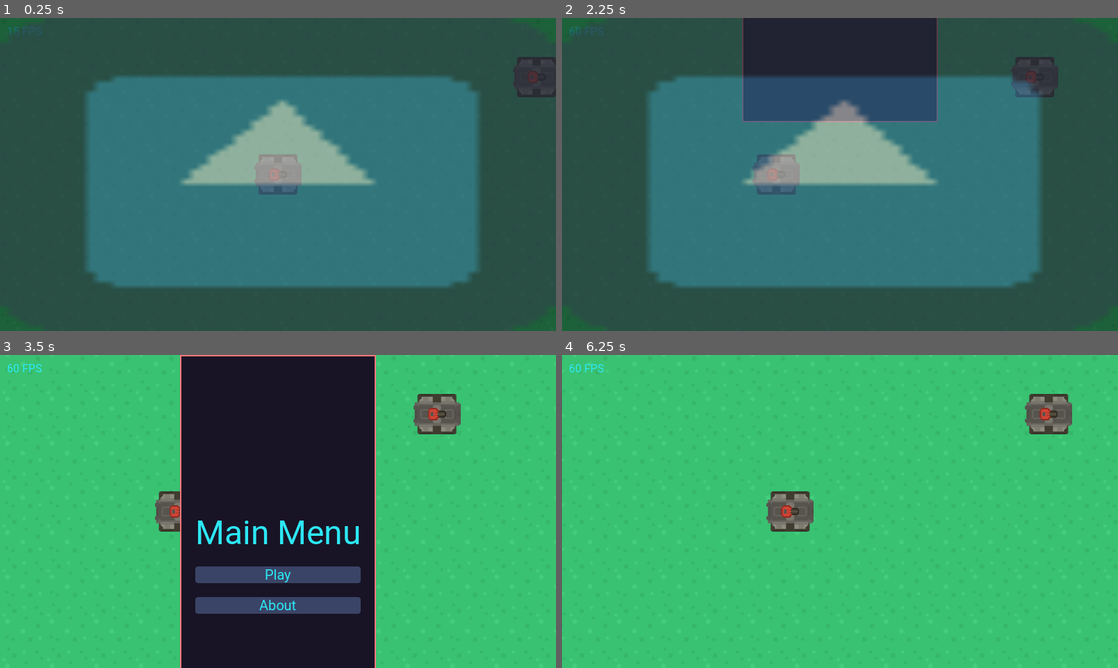
Above: before the commit, frames 1-4 (two rows, left to right).
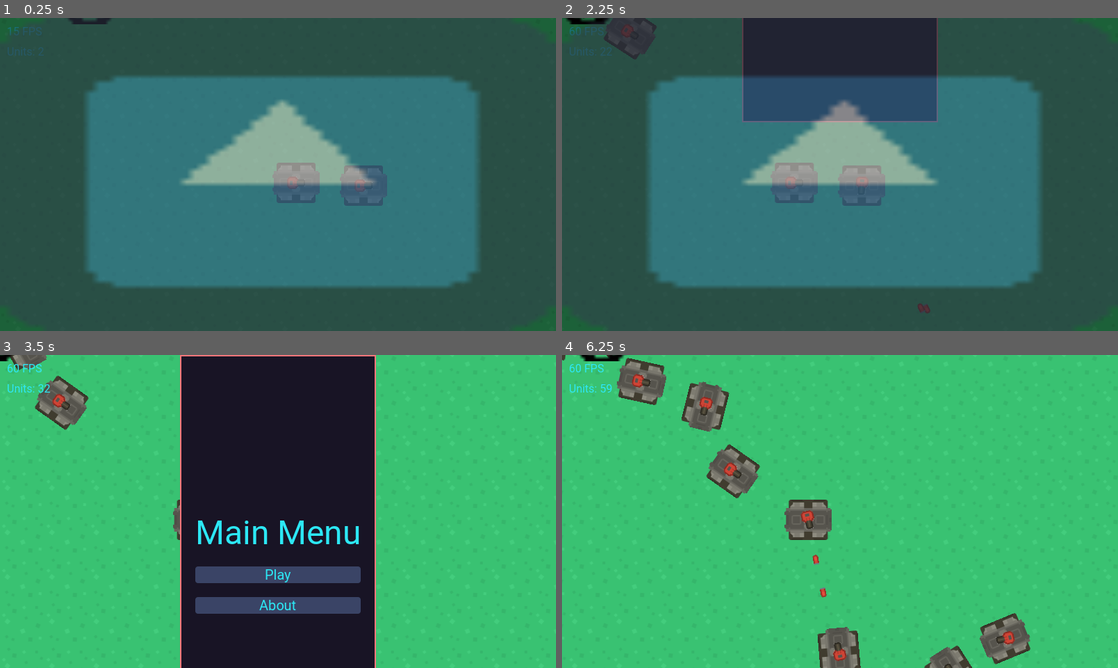
Above: after the commit, the same moments.

Repository: Bloodyaugust/rts-test
Game: Godot game, scene res://scenes/main.tscn
Same seed, same stepped clock (60 frames per second), same inputs: the game is played once before the commit and once after it. The engine's default icon, where the game draws it, is replaced by a stand-in: a white triangle on a blue panel in a dark square.
Inputs (mouse positions are in pixels of both pictures, inside the frame that each line leads up to):
- Up to frame 1 (0.25 s): no input
- Up to frame 2 (2.25 s): tap Enter at 0.5, 2 s; move the mouse to (962, 158) at 0.52 s; press the mouse at (962, 158) at 0.53 s; hold Right (ui_right) 0.53-1.25 s; release the mouse at (962, 158) at 1.25 s; tap Space at 1.25 s; drag from (728, 190) to (1051, 77) at 1.27 s; move the mouse to (895, 105) at 2.02 s; press the mouse at (895, 105) at 2.03 s; hold Right (ui_right) from 2.03 s (still down)
- Up to frame 3 (3.5 s): release Right (ui_right) at 2.75 s; release the mouse at (333, 442) at 2.75 s; click "Play" at 2.75 s
- Up to frame 4 (6.25 s): click "Play" at 3.5 s; drag from (812, 574) to (739, 511) at 4.27 s; move the mouse to (1006, 558) at 5.02 s; press the mouse at (1006, 558) at 5.03 s; hold Left (ui_left) 5.03-5.75 s; release the mouse at (1006, 558) at 5.75 s; drag from (673, 464) to (756, 433) at 5.77 s

The runs differ from the first frame. In frame 1, 2.0% of the frame differs, in the area x 1-100%, y 0-60%; in frame 2, 2.7%; in frame 3, 2.9%; in frame 4, 8.0%, in the area x 0-92%, y 0-100%.
Error in both runs: Invalid operands 'Vector2' and 'Nil' in operator '-'. (res://scripts/controllers/UnitController.gd:17)

Commit message:
Testing avoidance behavior and scale
- Avoidance is garbo
- It scales to ~300 units before dipping below 60fps and drops FAST

Diff:
--- /dev/null
+++ b/actors/doodads/UnitSpawner.gd
@@ -0,0 +1,26 @@
+extends Node2D
+
+@export var MoveTarget: Node2D
+@export var Team: int
+@export var UnitScene: PackedScene
+@export var SpawnInterval: float
+
+@onready var _map: Node2D = get_tree().get_first_node_in_group("map")
+
+var _time_to_spawn: float
+
+func _ready():
+  _time_to_spawn = SpawnInterval
+
+func _process(delta):
+  _time_to_spawn -= delta
+
+  if _time_to_spawn <= 0.0:
+    var _new_unit: Node2D = UnitScene.instantiate()
+
+    _new_unit.global_position = global_position + Vector2(randf_range(-5.0, 5.0), randf_range(-5.0, 5.0))
+    _new_unit.Team = Team
+    _map.add_child(_new_unit)
+    _new_unit.move(MoveTarget.global_position if MoveTarget else global_position + Vector2(randf_range(-5.0, 5.0), randf_range(-5.0, 5.0)))
+
+    _time_to_spawn = SpawnInterval
--- /dev/null
+++ b/actors/doodads/UnitSpawner.tscn
@@ -0,0 +1,11 @@
+[gd_scene load_steps=3 format=3 uid="uid://c864chnexfj6a"]
+
+[ext_resource type="Script" path="res://actors/doodads/UnitSpawner.gd" id="1_rhjn6"]
+[ext_resource type="Texture2D" uid="uid://djsrduhebur5b" path="res://sprites/emissive_circle.png" id="2_nqp11"]
+
+[node name="UnitSpawner" type="Node2D"]
+script = ExtResource("1_rhjn6")
+
+[node name="Sprite2D" type="Sprite2D" parent="."]
+scale = Vector2(5, 5)
+texture = ExtResource("2_nqp11")
--- a/actors/units/Tank.tscn
+++ b/actors/units/Tank.tscn
@@ -22,3 +22,8 @@
 
 [node name="NavigationAgent2D" type="NavigationAgent2D" parent="."]
 unique_name_in_owner = true
+avoidance_enabled = true
+radius = 50.0
+neighbor_distance = 200.0
+time_horizon_agents = 0.5
+time_horizon_obstacles = 0.1
--- a/actors/units/Unit.gd
+++ b/actors/units/Unit.gd
@@ -8,6 +8,7 @@
 var _draw_selection: bool
 var _health: float
 var _move_target
+var _safe_velocity
 
 func damage(amount: float) -> void:
   _health -= amount
@@ -30,12 +31,19 @@
     "unit_selection":
       _draw_selection = self in substate
 
+func _on_safe_velocity_calculated(safe_velocity: Vector2) -> void:
+  _safe_velocity = safe_velocity
+
 func _physics_process(delta):
   if _health > 0:
     if _move_target:
       _move_target = _nav_agent.get_next_path_position()
       velocity = (_move_target - global_position).normalized() * Data.move_speed
+      _nav_agent.velocity = velocity
+      if _safe_velocity:
+        velocity = _safe_velocity.normalized() * Data.move_speed
       move_and_slide()
+      velocity = (_move_target - global_position).normalized() * Data.move_speed
 
       var _target_rotation = global_position.angle_to_point(_move_target)
       rotation = _target_rotation
@@ -45,6 +53,8 @@
 
 func _process(delta):
   if _health <= 0:
+    if self in Store.state.unit_selection:
+      Store.state.unit_selection.erase(self)
     queue_free()
     return
 
@@ -52,4 +62,5 @@
 
 func _ready():
   Store.state_changed.connect(_on_store_state_changed)
+  _nav_agent.velocity_computed.connect(_on_safe_velocity_calculated)
   _health = Data.health
--- a/scenes/main.tscn
+++ b/scenes/main.tscn
@@ -10,6 +10,14 @@
 [ext_resource type="PackedScene" uid="uid://da4rnk20go8jl" path="res://actors/units/Tank.tscn" id="8_hq8jo"]
 [ext_resource type="Texture2D" uid="uid://dkimonlty5y4c" path="res://sprites/tileGrass1.png" id="9_e4e6w"]
 [ext_resource type="Script" path="res://scripts/controllers/UnitController.gd" id="10_8r6jm"]
+[ext_resource type="PackedScene" uid="uid://c864chnexfj6a" path="res://actors/doodads/UnitSpawner.tscn" id="11_13k2m"]
+
+[sub_resource type="GDScript" id="GDScript_0tyem"]
+script/source = "extends Label
+
+func _process(_delta):
+  text = \"Units: %s\" % get_tree().get_nodes_in_group(\"units\").size()
+"
 
 [sub_resource type="NavigationPolygon" id="NavigationPolygon_pp76q"]
 vertices = PackedVector2Array(-32, -32, 32, -32, 32, 32, -32, 32)
@@ -79,10 +87,17 @@
 theme_override_constants/margin_left = 10
 theme_override_constants/margin_top = 10
 
-[node name="Label" type="Label" parent="UIRoot/FPS"]
+[node name="VBoxContainer" type="VBoxContainer" parent="UIRoot/FPS"]
+layout_mode = 2
+
+[node name="Label" type="Label" parent="UIRoot/FPS/VBoxContainer"]
 layout_mode = 2
 text = "144 FPS"
 script = ExtResource("1")
+
+[node name="Label2" type="Label" parent="UIRoot/FPS/VBoxContainer"]
+layout_mode = 2
+script = SubResource("GDScript_0tyem")
 
 [node name="Splash" type="ColorRect" parent="UIRoot"]
 visible = false
@@ -148,22 +163,78 @@
 format = 2
 layer_0/tile_data = PackedInt32Array(65536, 1, 0, 0, 1, 0, -131077, 1, 0, -65541, 1, 0, 65531, 1, 0, 131067, 1, 0, 1966 …(18753 unchanged characters)…
 
-[node name="Tank" parent="." instance=ExtResource("8_hq8jo")]
-position = Vector2(-300, 438)
-
-[node name="Tank3" parent="." instance=ExtResource("8_hq8jo")]
-position = Vector2(372, -140)
-
-[node name="Tank2" parent="." instance=ExtResource("8_hq8jo")]
-position = Vector2(340, 431)
-Team = 1
-
-[node name="Tank4" parent="." instance=ExtResource("8_hq8jo")]
-Team = 1
-
-[node name="Tank5" parent="." instance=ExtResource("8_hq8jo")]
-position = Vector2(-456, -250)
-Team = 1
-
 [node name="UnitController" type="Node2D" parent="."]
 script = ExtResource("10_8r6jm")
+
+[node name="UnitSpawner" parent="." node_paths=PackedStringArray("MoveTarget") instance=ExtResource("11_13k2m")]
+position = Vector2(265, 272)
+MoveTarget = NodePath("../SpawnerTarget")
+Team = 1
+UnitScene = ExtResource("8_hq8jo")
+SpawnInterval = 1.0
+
+[node name="UnitSpawner3" parent="." node_paths=PackedStringArray("MoveTarget") instance=ExtResource("11_13k2m")]
+position = Vector2(585, -372)
+MoveTarget = NodePath("../SpawnerTarget")
+Team = 1
+UnitScene = ExtResource("8_hq8jo")
+SpawnInterval = 1.0
+
+[node name="UnitSpawner4" parent="." node_paths=PackedStringArray("MoveTarget") instance=ExtResource("11_13k2m")]
+position = Vector2(837, 219)
+MoveTarget = NodePath("../SpawnerTarget")
+Team = 1
+UnitScene = ExtResource("8_hq8jo")
+SpawnInterval = 1.0
+
+[node name="UnitSpawner5" parent="." node_paths=PackedStringArray("MoveTarget") instance=ExtResource("11_13k2m")]
+position = Vector2(127, 842)
+MoveTarget = NodePath("../SpawnerTarget")
+Team = 1
+UnitScene = ExtResource("8_hq8jo")
+SpawnInterval = 1.0
+
+[node name="UnitSpawner6" parent="." node_paths=PackedStringArray("MoveTarget") instance=ExtResource("11_13k2m")]
+position = Vector2(295, -682)
+MoveTarget = NodePath("../SpawnerTarget")
+Team = 1
+UnitScene = ExtResource("8_hq8jo")
+SpawnInterval = 1.0
+
+[node name="UnitSpawner2" parent="." node_paths=PackedStringArray("MoveTarget") instance=ExtResource("11_13k2m")]
+position = Vector2(-271, -256)
+MoveTarget = NodePath("../SpawnerTarget")
+UnitScene = ExtResource("8_hq8jo")
+SpawnInterval = 1.0
+
+[node name="UnitSpawner7" parent="." node_paths=PackedStringArray("MoveTarget") instance=ExtResource("11_13k2m")]
+position = Vector2(-1199, 810)
+MoveTarget = NodePath("../SpawnerTarget")
+UnitScene = ExtResource("8_hq8jo")
+SpawnInterval = 1.0
+
+[node name="UnitSpawner8" parent="." node_paths=PackedStringArray("MoveTarget") instance=ExtResource("11_13k2m")]
+position = Vector2(-657, 710)
+MoveTarget = NodePath("../SpawnerTarget")
+UnitScene = ExtResource("8_hq8jo")
+SpawnInterval = 1.0
+
+[node name="UnitSpawner9" parent="." node_paths=PackedStringArray("MoveTarget") instance=ExtResource("11_13k2m")]
+position = Vector2(-1013, 193)
+MoveTarget = NodePath("../SpawnerTarget")
+UnitScene = ExtResource("8_hq8jo")
+SpawnInterval = 1.0
+
+[node name="UnitSpawner10" parent="." node_paths=PackedStringArray("MoveTarget") instance=ExtResource("11_13k2m")]
+position = Vector2(-973, -453)
+MoveTarget = NodePath("../SpawnerTarget")
+UnitScene = ExtResource("8_hq8jo")
+SpawnInterval = 1.0
+
+[node name="SpawnerTarget" type="Node2D" parent="."]
+
+[node name="Tank" parent="." instance=ExtResource("8_hq8jo")]
+position = Vector2(123, 16)
+
+[node name="Tank2" parent="." instance=ExtResource("8_hq8jo")]
+position = Vector2(26, 12)
Not shown: 1 places in scenes/main.tscn that only renumber resources
